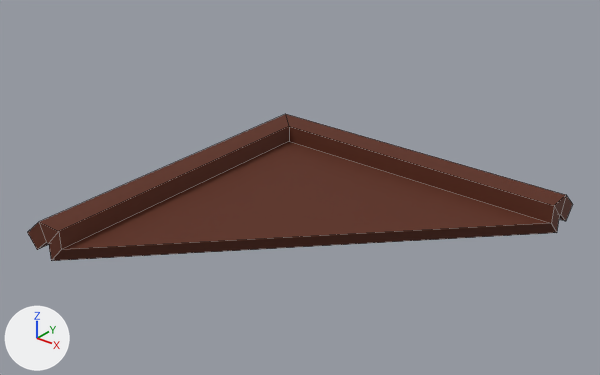
An edit to the FBX model project-steampunk/Assets/Art/Models/Level3Props/Room2/Models/Floor22.fbx, drawn before and after from the same camera.
Both versions are drawn from a camera (50 mm lens) standing at (1508.4, 403.1, -135.9) and looking at (1484.2, 433.2, -154.6). The lights are fixed; the arrows at lower left show +X, +Y and +Z. Mesh edges are drawn as thin lines. Where no turn or scale is listed for an object, it has been applied to the vertices.
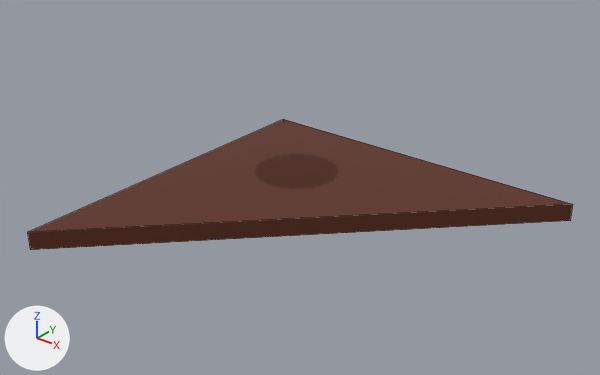
Where the change shows, as pixel boxes (x1, y1, x2, y2) in the pictures (600 x 375 px):
'Plane.789', reshaped (11% shorter): before (27, 114, 573, 261); after (27, 119, 573, 250)

What the commit changed:
me_plane_007 is used by ob_plane_789; location (1495.0, 423.0, -156.0).
me_plane_007 had 24 vertices, 23 faces and spanned x -20.0..0.0, y 0.0..20.0, z -1.0..1.0.
me_plane_007 now has 6 vertices, 5 faces and spans x -20.0..0.0, y 0.0..20.0, z -1.0..0.0.
Part 1, on me_plane_007:
19 vertices are removed from x -19.6..0.0, y 0.0..19.6, z -1.0..1.0.
23 faces are deleted.
2 vertices move from x -19.4..0.0, y 0.0..19.4, z -0.8 to x -20.0..0.0, y 0.0..20.0, z -1.0.
1 vertex is added at (-20.0, 20.0, -1.0).
5 new faces join them.
